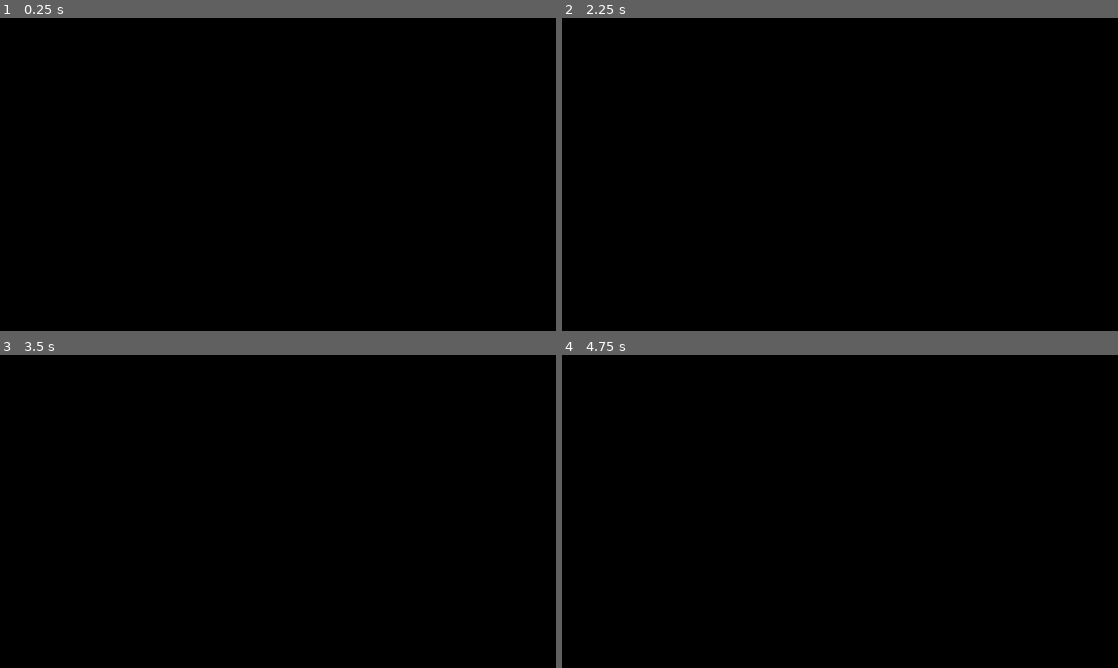
Above: before the commit, frames 1-4 (two rows, left to right).
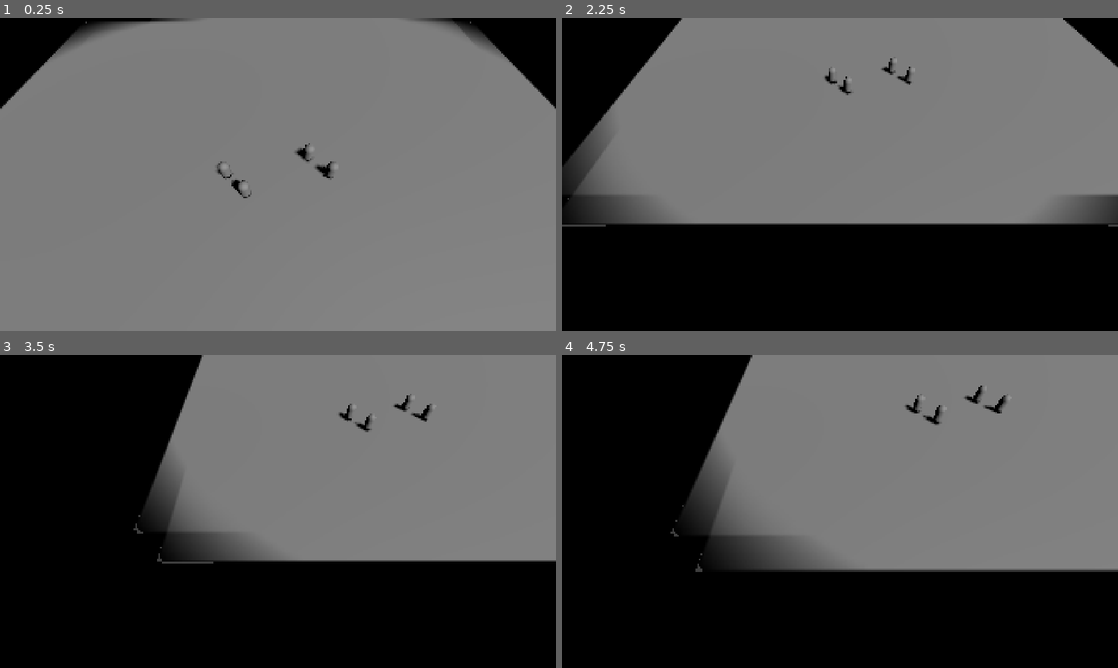
Above: after the commit, the same moments.

Repository: planetazul3/Game
Game: Godot game, scene res://scenes/main/main.tscn
Two runs of this game, one before a commit and one after it. Both use one fixed random seed, a clock stepped at 60 frames per second and the inputs below.
Inputs (mouse positions are in pixels of both pictures, inside the frame that each line leads up to):
- Up to frame 1 (0.25 s): no input
- Up to frame 2 (2.25 s): tap Enter at 0.5 s; move the mouse to (962, 158) at 0.52 s; hold S (camera_backward) 0.53-1.25 s; click (962, 158) at 0.67 s; drag from (728, 190) to (812, 237) at 1.27 s; tap Space at 2 s; move the mouse to (895, 105) at 2.02 s; hold A (camera_left) from 2.03 s (still down); click (895, 105) at 2.17 s
- Up to frame 3 (3.5 s): release A (camera_left) at 2.75 s; drag from (250, 574) to (111, 464) at 2.77 s
- Up to frame 4 (4.75 s): tap Enter at 3.5 s; move the mouse to (1006, 558) at 3.52 s; hold Mouse wheel up (camera_zoom_in) 3.53-4.25 s; click (1006, 558) at 3.67 s; tap Space at 4.25 s; drag from (673, 464) to (756, 433) at 4.27 s

The runs differ from the first frame. In frame 1, 95% of the frame differs, in the area x 0-100%, y 0-100%; in frame 2, 60%; in frame 3, 46%; in frame 4, 50%.
Error in both runs: Invalid assignment of property or key 'state_machine' with value of type 'RefCounted (AIStateMachine)' on a base object of type 'RefCounted (AIComponent)'. (re…

Commit message:
feat: implement persistent exploration and dual-viewport Fog of War

Diff:
--- a/scripts/ui/fog_of_war_manager.gd
+++ b/scripts/ui/fog_of_war_manager.gd
@@ -1,19 +1,28 @@
 extends Node
 # FogOfWarManager: Handles shader-based fog rendering
 
-@export var map_size := Vector2(200, 200)
+@export var map_size := Vector2(100, 100)
 @export var resolution := 512
 
 var visibility_viewport: SubViewport
 var exploration_viewport: SubViewport
-var fog_material: ShaderMaterial
+var visibility_texture_rect: TextureRect
+var exploration_texture_rect: TextureRect
+
+var vision_texture: GradientTexture2D
 
 func _ready() -> void:
-	_setup_viewports()
-	_setup_fog_mesh()
+	# 1. Setup Vision Texture (Blurred Circle)
+	vision_texture = GradientTexture2D.new()
+	vision_texture.gradient = Gradient.new()
+	vision_texture.gradient.offsets = [0.0, 0.8, 1.0]
+	vision_texture.gradient.colors = [Color(1, 1, 1, 1), Color(1, 1, 1, 1), Color(1, 1, 1, 0)]
+	vision_texture.fill = GradientTexture2D.FILL_RADIAL
+	vision_texture.fill_from = Vector2(0.5, 0.5)
+	vision_texture.width = 128
+	vision_texture.height = 128
 
-func _setup_viewports() -> void:
-	# Visibility Viewport (Clear every frame/update)
+	# 2. Setup Viewports
 	visibility_viewport = SubViewport.new()
 	visibility_viewport.size = Vector2i(resolution, resolution)
 	visibility_viewport.render_target_clear_mode = SubViewport.CLEAR_MODE_ALWAYS
@@ -21,7 +30,6 @@
 	visibility_viewport.transparent_bg = true
 	add_child(visibility_viewport)
 
-	# Exploration Viewport (Persistent)
 	exploration_viewport = SubViewport.new()
 	exploration_viewport.size = Vector2i(resolution, resolution)
 	exploration_viewport.render_target_clear_mode = SubViewport.CLEAR_MODE_NEVER
@@ -29,94 +37,53 @@
 	exploration_viewport.transparent_bg = true
 	add_child(exploration_viewport)
 
-func _setup_fog_mesh() -> void:
-	# Create a large plane covering the world for the fog shader
+	# 3. Create Fog Plane Mesh
 	var mesh_instance = MeshInstance3D.new()
 	var plane_mesh = PlaneMesh.new()
 	plane_mesh.size = map_size
 	mesh_instance.mesh = plane_mesh
-	mesh_instance.transform.origin.y = 5.0 # Just above ground
+	mesh_instance.position.y = 5.0
+	add_child(mesh_instance)
 
-	fog_material = ShaderMaterial.new()
+	var fog_material = ShaderMaterial.new()
 	fog_material.shader = load("res://shaders/fog_of_war.gdshader")
+	fog_material.set_shader_parameter("visibility_texture", visibility_viewport.get_texture())
+	fog_material.set_shader_parameter("exploration_texture", exploration_viewport.get_texture())
 	fog_material.set_shader_parameter("map_size", map_size)
 	fog_material.set_shader_parameter("map_offset", -map_size / 2.0)
-	fog_material.set_shader_parameter("visibility_texture", visibility_viewport.get_texture())
-	fog_material.set_shader_parameter("exploration_texture", exploration_viewport.get_texture())
-
 	mesh_instance.material_override = fog_material
-	add_child(mesh_instance)
-
-var _sprite_pool: Array[Sprite2D] = []
-var _active_sprites: Dictionary = {} # source_node -> Sprite2D
 
 func update_vision(sources: Array[Node]) -> void:
-	# 1. Reset active sprites visibility
-	for source in _active_sprites.keys():
-		if not is_instance_valid(source) or source not in sources:
-			var sprite = _active_sprites[source]
-			sprite.visible = false
-			var peer = sprite.get_meta("exploration_peer")
-			if is_instance_valid(peer): peer.visible = false
-			_sprite_pool.append(sprite)
-			_active_sprites.erase(source)
+	# 1. Clear real-time visibility (every update)
+	for child in visibility_viewport.get_children():
+		child.queue_free()
 
-	# 2. Update/Create sprites for current sources
+	# 2. Process each vision source
 	for source in sources:
-		var vis_comp = source.get("visibility_component")
-		if not vis_comp: continue
-
-		var sprite: Sprite2D
-		if _active_sprites.has(source):
-			sprite = _active_sprites[source]
-		else:
-			sprite = _get_sprite_from_pool()
-			_active_sprites[source] = sprite
+		if not is_instance_valid(source):
+			continue
 
 		var uv_pos = (Vector2(source.global_position.x, source.global_position.z) + map_size / 2.0) / map_size
 		var screen_pos = uv_pos * float(resolution)
-		var scale = Vector2.ONE * (vis_comp.vision_range / map_size.x) * (float(resolution) / 256.0) # 256 is texture size
 
-		sprite.position = screen_pos
-		sprite.scale = scale
-		sprite.visible = true
+		# Base vision radius from unit definition or default
+		var vision_radius = source.get("vision_range") if "vision_range" in source else 15.0
+		var sprite_scale = Vector2.ONE * (vision_radius / 10.0) * (float(resolution) / 512.0)
 
-		var peer = sprite.get_meta("exploration_peer")
-		if is_instance_valid(peer):
-			peer.position = screen_pos
-			peer.scale = scale
-			peer.visible = true
+		# Real-time visibility sprite
+		var sprite_vis = Sprite2D.new()
+		sprite_vis.texture = vision_texture
+		sprite_vis.position = screen_pos
+		sprite_vis.scale = sprite_scale
+		visibility_viewport.add_child(sprite_vis)
 
-func _get_sprite_from_pool() -> Sprite2D:
-	if _sprite_pool.size() > 0:
-		return _sprite_pool.pop_back()
+		# Persistent exploration sprite (Never cleared from exploration_viewport)
+		var sprite_exp = Sprite2D.new()
+		sprite_exp.texture = vision_texture
+		sprite_exp.position = screen_pos
+		sprite_exp.scale = sprite_scale
+		exploration_viewport.add_child(sprite_exp)
 
-	var sprite = Sprite2D.new()
-
-	# Create a radial gradient for vision
-	var gradient = Gradient.new()
-	gradient.offsets = [0.0, 1.0]
-	gradient.colors = [Color.WHITE, Color(1, 1, 1, 0)]
-
-	var texture = GradientTexture2D.new()
-	texture.gradient = gradient
-	texture.fill = GradientTexture2D.FILL_RADIAL
-	texture.fill_from = Vector2(0.5, 0.5)
-	texture.fill_to = Vector2(0.5, 0.0)
-	texture.width = 128
-	texture.height = 128
-
-	sprite.texture = texture
-	sprite.modulate = Color.WHITE
-	visibility_viewport.add_child(sprite)
-
-	# Persistent exploration sprite
-	var exploration_sprite = Sprite2D.new()
-	exploration_sprite.texture = sprite.texture
-	exploration_sprite.modulate = Color.WHITE
-	exploration_viewport.add_child(exploration_sprite)
-
-	# Link them so they move together
-	sprite.set_meta("exploration_peer", exploration_sprite)
-
-	return sprite
+		# We only need to render it once into the persistent buffer
+		# (SubViewport will render it this frame before it's freed)
+		get_tree().create_timer(0.1).timeout.connect(sprite_exp.queue_free)
--- a/shaders/fog_of_war.gdshader
+++ b/shaders/fog_of_war.gdshader
@@ -8,25 +8,36 @@
 uniform vec2 map_size = vec2(100.0, 100.0);
 uniform vec2 map_offset = vec2(-50.0, -50.0);
 
+varying vec3 world_pos;
+
+void vertex() {
+	world_pos = (MODEL_MATRIX * vec4(VERTEX, 1.0)).xyz;
+}
+
 void fragment() {
 	// Map world position to texture coordinates
-	vec2 uv = (vec2(VERTEX.x, VERTEX.z) - map_offset) / map_size;
+	vec2 uv = (world_pos.xz - map_offset) / map_size;
 
 	float visibility = texture(visibility_texture, uv).r;
 	float explored = texture(exploration_texture, uv).r;
 
-	vec4 final_color = fog_color;
+	// Visibility: 1.0 = Clear, 0.0 = Fog
+	// Explored: 1.0 = Seen before, 0.0 = Shroud
 
-	if (visibility > 0.1) {
-		// Visible area: Fully transparent
-		discard;
-	} else if (explored > 0.1) {
-		// Explored area: Dimmed fog
-		ALBEDO = fog_color.rgb;
-		ALPHA = fog_color.a * explored_dimming;
+	vec4 col = fog_color;
+
+	if (visibility > 0.01) {
+		// Fully visible area
+		float alpha = clamp(1.0 - visibility, 0.0, 1.0);
+		ALBEDO = col.rgb;
+		ALPHA = col.a * alpha;
+	} else if (explored > 0.01) {
+		// Explored but not visible (Grey fog)
+		ALBEDO = col.rgb;
+		ALPHA = col.a * explored_dimming;
 	} else {
-		// Unexplored area: Full fog
-		ALBEDO = fog_color.rgb;
-		ALPHA = fog_color.a;
+		// Unexplored (Shroud)
+		ALBEDO = col.rgb;
+		ALPHA = col.a;
 	}
 }
